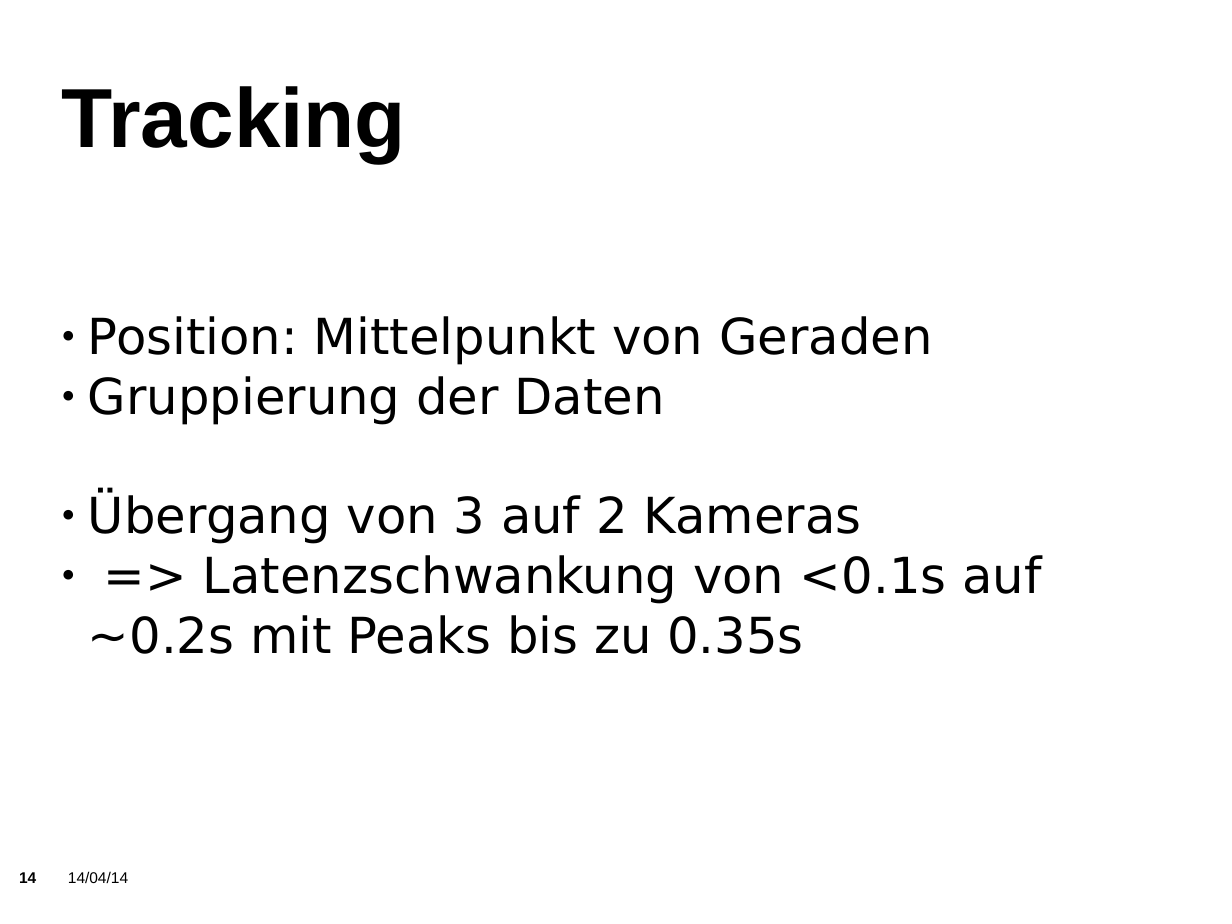
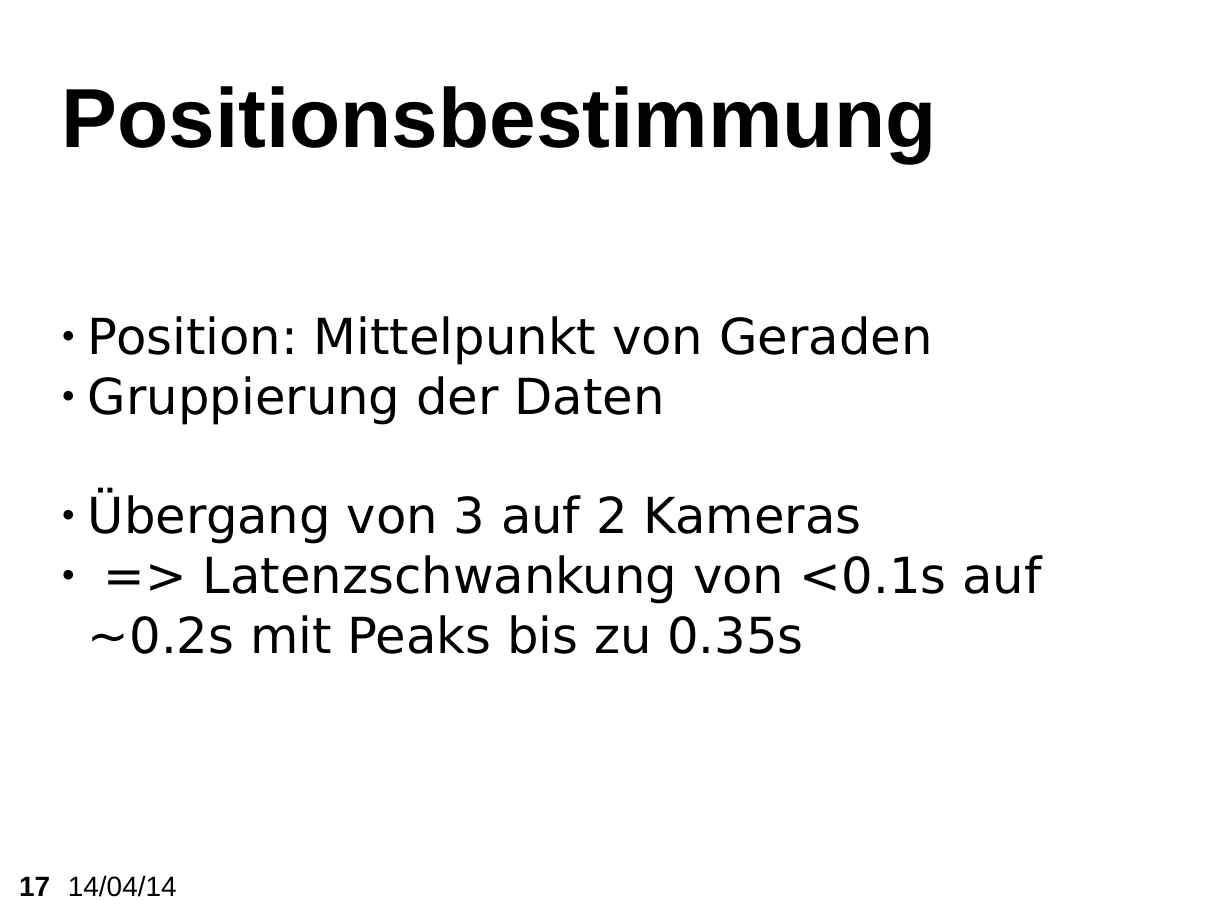
Before and after one commit to KITrokopter/Presentation, a slide deck: slide 17 of PresentationInTotal v0.1.odp (slide 14 before the commit). Drawn at 1232x924 pixels with LibreOffice and Linux fonts; fonts in the diff are those of the drawing; background and template pictures are left out. Boxes give left, top, right and bottom in pixels: in the first picture for what was removed or moved away, otherwise in the second. Text is boxed around its words. In the diff, an @@ line names an element or a change of style, - is before the commit and + after.

```diff
--- a/PresentationInTotal v0.1.odp
+++ b/PresentationInTotal v0.1.odp
@@ title at (62, 86, 937, 163): text changed @@
-Tracking
+Positionsbestimmung
@@ text "14/04/14" at (68, 875, 177, 897): size 10 to 18 pt @@
@@ page number at (19, 876, 50, 896): text changed; size 10 to 18 pt @@
-14
+17
```
Also in this commit, not shown: 30 other slides changed, 7 slides added, 1 slide removed.
